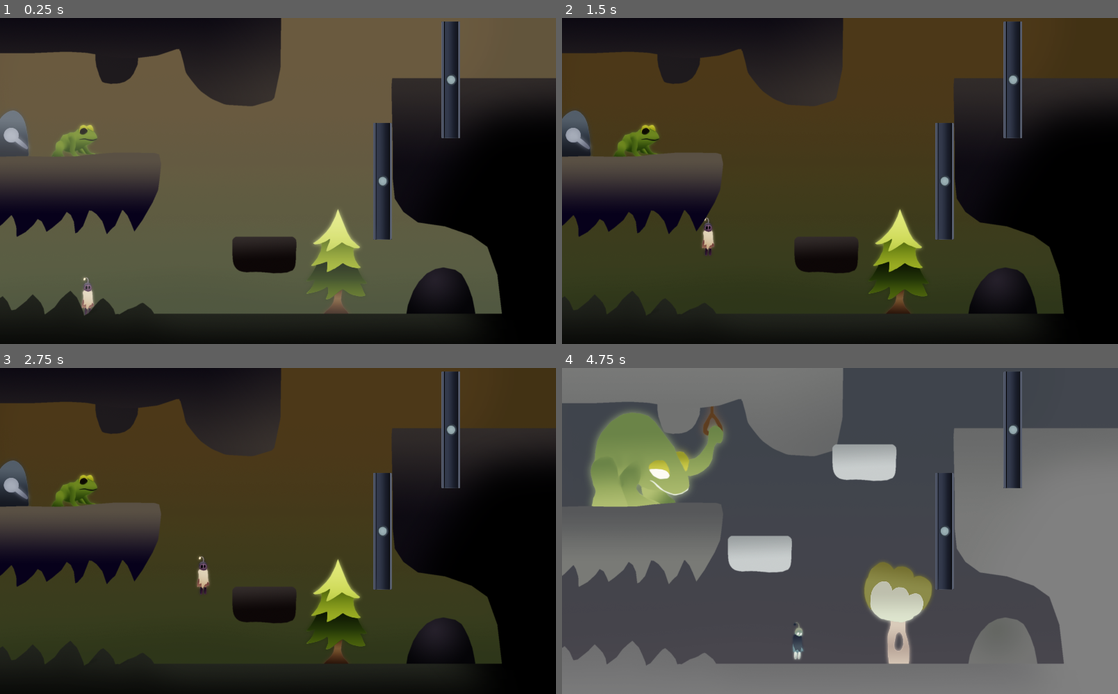
Above: before the commit, frames 1-4 (two rows, left to right).
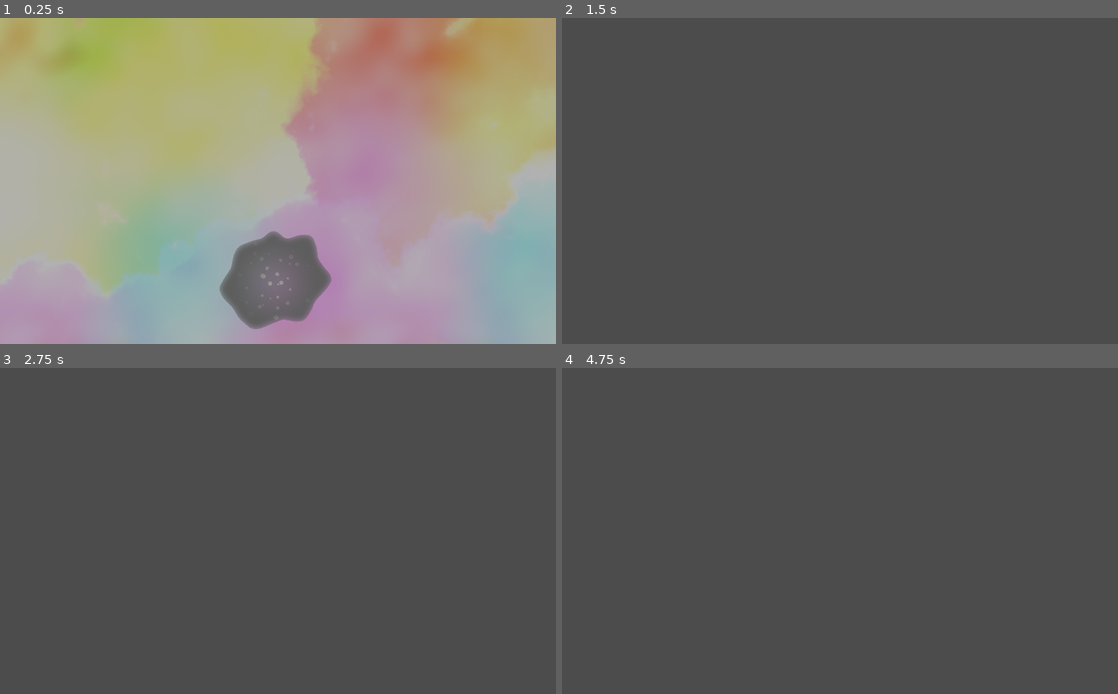
Above: after the commit, the same moments.

Repository: Dimension-Omega/misty-marshes
Game: Godot game, scene res://data/main/Main.tscn
The game is run twice, just before and just after one commit, with the same random seed, the same clock (stepped at 60 frames per second) and the same inputs.
Inputs (mouse positions are in pixels of both pictures, inside the frame that each line leads up to):
- Up to frame 1 (0.25 s): no input
- Up to frame 2 (1.5 s): tap Enter (ui_accept) at 0.5 s; hold Right (right) 0.53-1.25 s; hold Enter (ui_accept) 0.53-1.25 s; tap Up (jump) at 0.77 s; tap 5 at 0.8 s; click (673, 239) at 1.25 s, where only the run after the commit has a clickable "1"
- Up to frame 3 (2.75 s): hold Right (right) from 2.03 s (still down); tap 5 at 2.1 s; tap Up (jump) at 2.27 s; tap 6 at 2.3 s
- Up to frame 4 (4.75 s): release Right (right) at 2.78 s; hold A (left) 2.78-3.53 s; hold Enter (ui_accept) 2.78-3.53 s; tap 6 at 2.85, 4.55 s; hold Right (right) from 3.53 s (still down); tap Space (duality) at 3.6 s; tap Up (jump) at 3.77, 4.52 s; tap 5 at 3.8 s; hold Enter (ui_accept) from 4.28 s (still down)

The runs differ from the first frame. In frame 1, 100% of the frame differs, in the area x 0-100%, y 0-100%; in frame 2, 97%; in frame 3, 97%; in frame 4, 50%.
Error after the commit: Assertion failed. (res://data/main/Main.gd:119)

Commit message:
Main menu and intro connection

Diff:
--- /dev/null
+++ b/data/intro/Intro.gd
@@ -0,0 +1,23 @@
+extends Control
+
+signal complete
+
+func _unhandled_input(event):
+	if event.is_action_pressed("ui_cancel") or event.is_action_pressed("ui_accept"):
+		skip()
+
+func skip() -> void:
+	$AnimationPlayer.seek(100, true)
+	$AudioStreamPlayer.stop()
+	_on_completion()
+
+func _on_AnimationPlayer_animation_finished(anim_name: String):
+	if anim_name != 'intro': return
+	_on_completion()
+
+func _on_completion() -> void:
+	var camera : Camera2D = get_tree().get_nodes_in_group('camera')[0]
+	camera.current = true
+	emit_signal("complete")
+	print('completed')
+	queue_free()
--- a/data/intro/Intro.tscn
+++ b/data/intro/Intro.tscn
@@ -7,7 +7,8 @@
 [ext_resource path="res://data/intro/grey_universe_pose_2.png" type="Texture" id=5]
 [ext_resource path="res://data/intro/white_universe.png" type="Texture" id=6]
 [ext_resource path="res://data/intro/black_universe.png" type="Texture" id=7]
-[ext_resource path="res://data/intro/intro_white.png" type="Texture" id=8]
+[ext_resource path="res://data/intro/Intro.gd" type="Script" id=8]
+[ext_resource path="res://data/intro/Misty_marshes_-_Intro_theme_2.mp3" type="AudioStream" id=9]
 
 [sub_resource type="SpriteFrames" id=1]
 animations = [ {
@@ -142,7 +143,7 @@
 
 [sub_resource type="Animation" id=3]
 resource_name = "intro"
-length = 20.0
+length = 18.6
 tracks/0/type = "value"
 tracks/0/path = NodePath("IntroVillainPose1:scale")
 tracks/0/interp = 1
@@ -275,8 +276,28 @@
 "update": 0,
 "values": [ Color( 1, 1, 1, 0 ), Color( 1, 1, 1, 0 ), Color( 1, 1, 1, 0 ), Color( 1, 1, 1, 1 ) ]
 }
-
-[node name="Intro" type="Node2D"]
+tracks/11/type = "audio"
+tracks/11/path = NodePath("AudioStreamPlayer")
+tracks/11/interp = 1
+tracks/11/loop_wrap = true
+tracks/11/imported = false
+tracks/11/enabled = true
+tracks/11/keys = {
+"clips": [ {
+"end_offset": 0.0,
+"start_offset": 0.0,
+"stream": ExtResource( 9 )
+} ],
+"times": PoolRealArray( 0 )
+}
+
+[node name="Intro" type="Control"]
+anchor_right = 1.0
+anchor_bottom = 1.0
+script = ExtResource( 8 )
+__meta__ = {
+"_edit_use_anchors_": false
+}
 
 [node name="IntroBg" type="Sprite" parent="."]
 position = Vector2( 0, 11 )
@@ -286,7 +307,7 @@
 position = Vector2( -25, 264 )
 texture = ExtResource( 1 )
 
-[node name="Camera2D" type="Camera2D" parent="."]
+[node name="Camera2D" type="Camera2D" parent="." groups=["camera"]]
 position = Vector2( 0, 32 )
 current = true
 zoom = Vector2( 1.7, 1.7 )
@@ -319,7 +340,17 @@
 scale = Vector2( 0.7, 0.7 )
 texture = ExtResource( 7 )
 
-[node name="IntroWhite" type="Sprite" parent="."]
-self_modulate = Color( 1, 1, 1, 0 )
-position = Vector2( 0, 11 )
-texture = ExtResource( 8 )
+[node name="IntroWhite" type="ColorRect" parent="."]
+self_modulate = Color( 1, 1, 1, 0 )
+anchor_right = 1.0
+anchor_bottom = 1.0
+margin_left = -1024.0
+margin_top = -600.0
+__meta__ = {
+"_edit_use_anchors_": false
+}
+
+[node name="AudioStreamPlayer" type="AudioStreamPlayer" parent="."]
+stream = ExtResource( 9 )
+
+[connection signal="animation_finished" from="AnimationPlayer" to="." method="_on_AnimationPlayer_animation_finished"]
--- a/data/main/Main.gd
+++ b/data/main/Main.gd
@@ -8,6 +8,8 @@
 		'scene': "res://data/levels/2/level_2.tscn"
 	}
 }
+
+export var menu_scene : PackedScene
 
 onready var tween : Tween = $Tween
 onready var timer : Timer = $Timer
@@ -20,10 +22,11 @@
 
 # Called when the node enters the scene tree for the first time.
 func _ready():
-	$ColorRect.visible = true
-	load_level(2)
-	yield(get_tree().create_timer(0.05), 'timeout')
-	set_world_with_modulate(world_color, 0)
+#	$ColorRect.visible = true
+#	load_level(2)
+#	yield(get_tree().create_timer(0.05), 'timeout')
+#	set_world_with_modulate(world_color, 0)
+	pass
 
 func _unhandled_input(event) -> void:
 	if event.is_action_pressed("duality"):
@@ -35,6 +38,10 @@
 		set_world('black')
 	elif event.scancode == KEY_2:
 		set_world('white')
+	elif event.scancode == KEY_5:
+		Engine.time_scale = 3.0
+	elif event.scancode == KEY_6:
+		Engine.time_scale = 1
 	elif event.scancode == KEY_I:
 		get_tree().call_group('interactable', 'interact')
 	elif event.scancode == KEY_0:
@@ -113,3 +120,27 @@
 	var levelRes = load(levels[levelString].scene)
 	var newLevel = levelRes.instance()
 	$Scene.add_child(newLevel)
+
+func load_level_and_set_world(levelNumber: int) -> void:
+	load_level(levelNumber)
+	set_world_with_modulate(world_color, 0)
+	print('set_world')
+	close_menu()
+	$Camera2D.current = true
+
+func _on_Intro_complete():
+	open_menu()
+
+func open_menu() -> void:
+	if has_node('MainMenu'):
+		var menu = get_node_or_null('MainMenu')
+		if is_instance_valid(menu):
+			menu.name = 'oldMenu'
+			get_node('MainMenu').queue_free()
+	var newMenu = menu_scene.instance()
+	add_child(newMenu, true)
+
+func close_menu() -> void:
+	var menuNodes = get_tree().get_nodes_in_group('main menu')
+	for menuNode in menuNodes:
+		menuNode.queue_free()
--- a/data/main/Main.tscn
+++ b/data/main/Main.tscn
@@ -1,6 +1,8 @@
-[gd_scene load_steps=4 format=2]
+[gd_scene load_steps=6 format=2]
 
 [ext_resource path="res://data/main/Main.gd" type="Script" id=1]
+[ext_resource path="res://data/intro/Intro.tscn" type="PackedScene" id=2]
+[ext_resource path="res://data/menu/MainMenu.tscn" type="PackedScene" id=3]
 
 [sub_resource type="Animation" id=1]
 length = 0.001
@@ -32,21 +34,16 @@
 "values": [ Color( 1, 1, 1, 1 ), Color( 1, 1, 1, 0 ) ]
 }
 
-[node name="Main" type="Node"]
+[node name="Main" type="Node" groups=["main"]]
 script = ExtResource( 1 )
+menu_scene = ExtResource( 3 )
 
 [node name="Scene" type="Node2D" parent="."]
 
 [node name="Camera2D" type="Camera2D" parent="."]
-current = true
 zoom = Vector2( 2, 2 )
 
 [node name="ColorRect" type="ColorRect" parent="."]
-visible = false
-margin_left = -2000.0
-margin_top = -1500.0
-margin_right = 2000.0
-margin_bottom = 1500.0
 __meta__ = {
 "_edit_use_anchors_": false
 }
@@ -60,3 +57,7 @@
 
 [node name="Timer" type="Timer" parent="."]
 one_shot = true
+
+[node name="Intro" parent="." instance=ExtResource( 2 )]
+
+[connection signal="complete" from="Intro" to="." method="_on_Intro_complete"]
--- /dev/null
+++ b/data/menu/MainMenu.gd
@@ -0,0 +1,53 @@
+extends Control
+
+onready var buttons : Control = $Buttons
+onready var levels_button : Button = $Buttons/VBoxContainer/LevelsButton
+
+var last_panel : String = ''
+
+onready var level_buttons = [
+	$LevelsPanel/GridContainer/Level1/MarginContainer/HBoxContainer/Level_1,
+	$LevelsPanel/GridContainer/Level2/MarginContainer/HBoxContainer/Level_2,
+	$LevelsPanel/GridContainer/Level3/MarginContainer/HBoxContainer/Level_3,
+]
+
+var main
+
+func _ready() -> void:
+	var mainGroup = get_tree().get_nodes_in_group('main')
+	if mainGroup:
+		main = mainGroup[0]
+	levels_button.grab_focus()
+
+	if main:
+		for i in range(level_buttons.size()):
+			var levelButton : Button = level_buttons[i]
+			if not levelButton.is_connected("pressed", main, 'load_level_and_set_world'):
+				var _conErr = levelButton.connect("pressed", main, 'load_level_and_set_world', [i+1])
+
+func _on_Exit_pressed():
+	get_tree().quit(0)
+
+func _on_LevelsButton_pressed():
+	$LevelsPanel.visible = true
+	buttons.visible = false
+	last_panel = 'levels'
+
+func _on_Buttons_visibility_changed():
+	if buttons.visible:
+		var but : Button = levels_button
+		if last_panel == 'help':
+			but = $Buttons/VBoxContainer/Help
+		elif last_panel == 'credits':
+			but = $Buttons/VBoxContainer/Credits
+		but.grab_focus()
+
+func _on_Credits_pressed():
+	$CreditsPanel.visible = true
+	buttons.visible = false
+	last_panel = 'credits'
+
+func _on_Help_pressed():
+	$HelpPanel.visible = true
+	buttons.visible = false
+	last_panel = 'help'
--- /dev/null
+++ b/data/menu/MainMenu.tscn
@@ -0,0 +1,379 @@
+[gd_scene load_steps=7 format=2]
+
+[ext_resource path="res://data/intro/intro_bg.png" type="Texture" id=1]
+[ext_resource path="res://data/menu/uitheme.tres" type="Theme" id=2]
+[ext_resource path="res://data/menu/MainMenu.gd" type="Script" id=3]
+[ext_resource path="res://data/levels/2/level_2_fg_black.png" type="Texture" id=4]
+[ext_resource path="res://data/menu/MainMenuPanel.gd" type="Script" id=5]
+[ext_resource path="res://data/menu/ui_cancel.tres" type="ShortCut" id=6]
+
+[node name="MainMenu" type="Control" groups=["main menu"]]
+anchor_right = 1.0
+anchor_bottom = 1.0
+theme = ExtResource( 2 )
+script = ExtResource( 3 )
+__meta__ = {
+"_edit_use_anchors_": false
+}
+
+[node name="TextureRect" type="TextureRect" parent="."]
+anchor_right = 1.0
+anchor_bottom = 1.0
+texture = ExtResource( 1 )
+expand = true
+
+[node name="Buttons" type="Control" parent="."]
+anchor_left = 0.5
+anchor_top = 0.5
+anchor_right = 0.5
+anchor_bottom = 0.5
+margin_left = -20.0
+margin_top = -20.0
+margin_right = 20.0
+margin_bottom = 20.0
+
+[node name="VBoxContainer" type="VBoxContainer" parent="Buttons"]
+anchor_left = 0.5
+anchor_top = 0.5
+anchor_right = 0.5
+anchor_bottom = 0.5
+margin_left = -36.0
+margin_top = -61.0
+margin_right = 36.0
+margin_bottom = 61.0
+__meta__ = {
+"_edit_use_anchors_": false
+}
+
+[node name="LevelsButton" type="Button" parent="Buttons/VBoxContainer"]
+margin_right = 78.0
+margin_bottom = 59.0
+focus_neighbour_top = NodePath("../Exit")
+focus_neighbour_bottom = NodePath("../Help")
+focus_next = NodePath("../Help")
+focus_previous = NodePath("../Exit")
+text = "Levels"
+flat = true
+
+[node name="Help" type="Button" parent="Buttons/VBoxContainer"]
+margin_top = 63.0
+margin_right = 78.0
+margin_bottom = 122.0
+focus_neighbour_top = NodePath("../LevelsButton")
+focus_neighbour_bottom = NodePath("../Credits")
+focus_next = NodePath("../Credits")
+focus_previous = NodePath("../LevelsButton")
+text = "Help"
+flat = true
+
+[node name="Credits" type="Button" parent="Buttons/VBoxContainer"]
+margin_top = 126.0
+margin_right = 78.0
+margin_bottom = 185.0
+focus_neighbour_top = NodePath("../Help")
+focus_neighbour_bottom = NodePath("../Exit")
+focus_next = NodePath("../Exit")
+focus_previous = NodePath("../Help")
+text = "Credits"
+flat = true
+
+[node name="Exit" type="Button" parent="Buttons/VBoxContainer"]
+margin_top = 189.0
+margin_right = 78.0
+margin_bottom = 248.0
+focus_neighbour_top = NodePath("../Credits")
+focus_neighbour_bottom = NodePath("../LevelsButton")
+focus_next = NodePath("../LevelsButton")
+focus_previous = NodePath("../Credits")
+text = "Exit"
+flat = true
+
+[node name="LevelsPanel" type="Control" parent="."]
+visible = false
+anchor_right = 1.0
+anchor_bottom = 1.0
+script = ExtResource( 5 )
+__meta__ = {
+"_edit_use_anchors_": false
+}
+on_visible_focus = NodePath("GridContainer/Level1/MarginContainer/HBoxContainer/Level_1")
+
+[node name="GridContainer" type="GridContainer" parent="LevelsPanel"]
+anchor_left = 0.5
+anchor_top = 0.5
+anchor_right = 0.5
+anchor_bottom = 0.5
+margin_left = -454.0
+margin_top = -100.0
+margin_right = 454.0
+margin_bottom = 100.0
+columns = 3
+__meta__ = {
+"_edit_use_anchors_": false
+}
+
+[node name="Level1" type="Control" parent="LevelsPanel/GridContainer"]
+margin_right = 300.0
+margin_bottom = 200.0
+rect_min_size = Vector2( 300, 200 )
+
+[node name="MarginContainer" type="MarginContainer" parent="LevelsPanel/GridContainer/Level1"]
+anchor_right = 1.0
+anchor_bottom = 1.0
+margin_left = 25.0
+margin_top = 25.0
+margin_right = -25.0
+margin_bottom = 25.0
+__meta__ = {
+"_edit_use_anchors_": false
+}
+
+[node name="HBoxContainer" type="VBoxContainer" parent="LevelsPanel/GridContainer/Level1/MarginContainer"]
+margin_right = 250.0
+margin_bottom = 213.0
+__meta__ = {
+"_edit_use_anchors_": false
+}
+
+[node name="TextureRect" type="TextureRect" parent="LevelsPanel/GridContainer/Level1/MarginContainer/HBoxContainer"]
+margin_right = 250.0
+margin_bottom = 150.0
+rect_min_size = Vector2( 200, 150 )
+texture = ExtResource( 4 )
+expand = true
+stretch_mode = 6
+__meta__ = {
+"_edit_use_anchors_": false
+}
+
+[node name="Level_1" type="Button" parent="LevelsPanel/GridContainer/Level1/MarginContainer/HBoxContainer"]
+margin_top = 154.0
+margin_right = 250.0
+margin_bottom = 213.0
+focus_neighbour_right = NodePath("../../../../Level2/MarginContainer/HBoxContainer/Level_2")
+focus_neighbour_bottom = NodePath("../../../../../BackButton")
+focus_next = NodePath("../../../../Level2/MarginContainer/HBoxContainer/Level_2")
+text = "1"
+flat = true
+
+[node name="Level2" type="Control" parent="LevelsPanel/GridContainer"]
+margin_left = 304.0
+margin_right = 604.0
+margin_bottom = 200.0
+rect_min_size = Vector2( 300, 200 )
+
+[node name="MarginContainer" type="MarginContainer" parent="LevelsPanel/GridContainer/Level2"]
+anchor_right = 1.0
+anchor_bottom = 1.0
+margin_left = 25.0
+margin_top = 25.0
+margin_right = -25.0
+margin_bottom = 25.0
+__meta__ = {
+"_edit_use_anchors_": false
+}
+
+[node name="HBoxContainer" type="VBoxContainer" parent="LevelsPanel/GridContainer/Level2/MarginContainer"]
+margin_right = 250.0
+margin_bottom = 213.0
+__meta__ = {
+"_edit_use_anchors_": false
+}
+
+[node name="TextureRect" type="TextureRect" parent="LevelsPanel/GridContainer/Level2/MarginContainer/HBoxContainer"]
+margin_right = 250.0
+margin_bottom = 150.0
+rect_min_size = Vector2( 200, 150 )
+texture = ExtResource( 4 )
+expand = true
+stretch_mode = 6
+__meta__ = {
+"_edit_use_anchors_": false
+}
+
+[node name="Level_2" type="Button" parent="LevelsPanel/GridContainer/Level2/MarginContainer/HBoxContainer"]
+margin_top = 154.0
+margin_right = 250.0
+margin_bottom = 213.0
+focus_neighbour_left = NodePath("../../../../Level1/MarginContainer/HBoxContainer/Level_1")
+focus_neighbour_right = NodePath("../../../../Level3/MarginContainer/HBoxContainer/Level_3")
+focus_neighbour_bottom = NodePath("../../../../../BackButton")
+focus_next = NodePath("../../../../Level3/MarginContainer/HBoxContainer/Level_3")
+focus_previous = NodePath("../../../../Level1/MarginContainer/HBoxContainer/Level_1")
+text = "2"
+flat = true
+
+[node name="Level3" type="Control" parent="LevelsPanel/GridContainer"]
+margin_left = 608.0
+margin_right = 908.0
+margin_bottom = 200.0
+rect_min_size = Vector2( 300, 200 )
+
+[node name="MarginContainer" type="MarginContainer" parent="LevelsPanel/GridContainer/Level3"]
+anchor_right = 1.0
+anchor_bottom = 1.0
+margin_left = 25.0
+margin_top = 25.0
+margin_right = -25.0
+margin_bottom = 25.0
+__meta__ = {
+"_edit_use_anchors_": false
+}
+
+[node name="HBoxContainer" type="VBoxContainer" parent="LevelsPanel/GridContainer/Level3/MarginContainer"]
+margin_right = 250.0
+margin_bottom = 213.0
+__meta__ = {
+"_edit_use_anchors_": false
+}
+
+[node name="TextureRect" type="TextureRect" parent="LevelsPanel/GridContainer/Level3/MarginContainer/HBoxContainer"]
+margin_right = 250.0
+margin_bottom = 150.0
+rect_min_size = Vector2( 200, 150 )
+texture = ExtResource( 4 )
+expand = true
+stretch_mode = 6
+__meta__ = {
+"_edit_use_anchors_": false
+}
+
+[node name="Level_3" type="Button" parent="LevelsPanel/GridContainer/Level3/MarginContainer/HBoxContainer"]
+margin_top = 154.0
+margin_right = 250.0
+margin_bottom = 213.0
+focus_neighbour_left = NodePath("../../../../Level2/MarginContainer/HBoxContainer/Level_2")
+focus_neighbour_bottom = NodePath("../../../../../BackButton")
+text = "3"
+flat = true
+
+[node name="BackButton" type="Button" parent="LevelsPanel"]
+anchor_left = 1.0
+anchor_top = 1.0
+anchor_right = 1.0
+anchor_bottom = 1.0
+margin_left = -84.0
+margin_top = -80.0
+margin_right = -29.0
+margin_bottom = -21.0
+shortcut = ExtResource( 6 )
+text = "Back"
+flat = true
+__meta__ = {
+"_edit_use_anchors_": false
+}
+
+[node name="HelpPanel" type="Control" parent="."]
+visible = false
+anchor_right = 1.0
+anchor_bottom = 1.0
+script = ExtResource( 5 )
+__meta__ = {
+"_edit_use_anchors_": false
+}
+on_visible_focus = NodePath("BackButton")
+
+[node name="Control" type="Control" parent="HelpPanel"]
+anchor_left = 0.5
+anchor_top = 0.5
+anchor_right = 0.5
+anchor_bottom = 0.5
+margin_left = -200.0
+margin_top = -200.0
+margin_right = 200.0
+margin_bottom = 200.0
+rect_min_size = Vector2( 400, 400 )
+__meta__ = {
+"_edit_use_anchors_": false
+}
+
+[node name="Label" type="Label" parent="HelpPanel/Control"]
+anchor_right = 1.0
+anchor_bottom = 1.0
+text = "Use the arrow keys or [awsd]
+
+Move: Left/Right/A/D
+Jump: Up/W
+Change Dimension: Down/S"
+align = 1
+valign = 1
+
+[node name="BackButton" type="Button" parent="HelpPanel"]
+anchor_left = 1.0
+anchor_top = 1.0
+anchor_right = 1.0
+anchor_bottom = 1.0
+margin_left = -84.0
+margin_top = -80.0
+margin_right = -29.0
+margin_bottom = -21.0
+shortcut = ExtResource( 6 )
+text = "Back"
+flat = true
+__meta__ = {
+"_edit_use_anchors_": false
+}
+
+[node name="CreditsPanel" type="Control" parent="."]
+visible = false
+anchor_right = 1.0
+anchor_bottom = 1.0
+script = ExtResource( 5 )
+__meta__ = {
+"_edit_use_anchors_": false
+}
+on_visible_focus = NodePath("BackButton")
+
+[node name="Control" type="Control" parent="CreditsPanel"]
+anchor_left = 0.5
+anchor_top = 0.5
+anchor_right = 0.5
+anchor_bottom = 0.5
+margin_left = -200.0
+margin_top = -200.0
+margin_right = 200.0
+margin_bottom = 200.0
+rect_min_size = Vector2( 400, 400 )
+__meta__ = {
+"_edit_use_anchors_": false
+}
+
+[node name="Label" type="Label" parent="CreditsPanel/Control"]
+anchor_right = 1.0
+anchor_bottom = 1.0
+text = "Credits
+
+Giorgos Kiloglou
+Nikos Katomeris
+Antonis Anestis
+Panos Koutselinis"
+align = 1
+valign = 1
+
+[node name="BackButton" type="Button" parent="CreditsPanel"]
+anchor_left = 1.0
+anchor_top = 1.0
+anchor_right = 1.0
+anchor_bottom = 1.0
+margin_left = -84.0
+margin_top = -80.0
+margin_right = -29.0
+margin_bottom = -21.0
+shortcut = ExtResource( 6 )
+text = "Back"
+flat = true
+__meta__ = {
+"_edit_use_anchors_": false
+}
+
+[connection signal="visibility_changed" from="Buttons" to="." method="_on_Buttons_visibility_changed"]
+[connection signal="pressed" from="Buttons/VBoxContainer/LevelsButton" to="." method="_on_LevelsButton_pressed"]
+[connection signal="pressed" from="Buttons/VBoxContainer/Help" to="." method="_on_Help_pressed"]
+[connection signal="pressed" from="Buttons/VBoxContainer/Credits" to="." method="_on_Credits_pressed"]
+[connection signal="pressed" from="Buttons/VBoxContainer/Exit" to="." method="_on_Exit_pressed"]
+[connection signal="visibility_changed" from="LevelsPanel" to="LevelsPanel" method="_on_Panel_visibility_changed"]
+[connection signal="pressed" from="LevelsPanel/BackButton" to="LevelsPanel" method="_on_BackButton_pressed"]
+[connection signal="visibility_changed" from="HelpPanel" to="HelpPanel" method="_on_Panel_visibility_changed"]
+[connection signal="pressed" from="HelpPanel/BackButton" to="HelpPanel" method="_on_BackButton_pressed"]
+[connection signal="visibility_changed" from="CreditsPanel" to="CreditsPanel" method="_on_Panel_visibility_changed"]
+[connection signal="pressed" from="CreditsPanel/BackButton" to="CreditsPanel" method="_on_BackButton_pressed"]
--- /dev/null
+++ b/data/menu/MainMenuPanel.gd
@@ -0,0 +1,11 @@
+extends Control
+
+export var on_visible_focus : NodePath
+
+func _on_Panel_visibility_changed() -> void:
+	if visible:
+		get_node(on_visible_focus).grab_focus()
+
+func _on_BackButton_pressed():
+	visible = false
+	owner.get_node('Buttons').visible = true
--- /dev/null
+++ b/data/menu/ui_cancel.tres
@@ -0,0 +1,7 @@
+[gd_resource type="ShortCut" load_steps=2 format=2]
+
+[sub_resource type="InputEventAction" id=1]
+action = "ui_cancel"
+
+[resource]
+shortcut = SubResource( 1 )
--- /dev/null
+++ b/data/menu/uitheme.tres
@@ -0,0 +1,32 @@
+[gd_resource type="Theme" load_steps=5 format=2]
+
+[ext_resource path="res://data/fonts/weem-font/weem.otf" type="DynamicFontData" id=1]
+[ext_resource path="res://data/intro/intro_bg.png" type="Texture" id=2]
+
+[sub_resource type="StyleBoxTexture" id=2]
+texture = ExtResource( 2 )
+region_rect = Rect2( 0, 0, 1920, 1080 )
+
+[sub_resource type="DynamicFont" id=1]
+size = 38
+outline_size = 1
+outline_color = Color( 0, 0, 0, 0.196078 )
+font_data = ExtResource( 1 )
+
+[resource]
+default_font = SubResource( 1 )
+Button/colors/font_color = Color( 0.662745, 0.25098, 1, 1 )
+Button/colors/font_color_disabled = Color( 0.9, 0.9, 0.9, 0.2 )
+Button/colors/font_color_focus = Color( 0.490196, 0, 0.792157, 1 )
+Button/colors/font_color_hover = Color( 0.490196, 0, 0.792157, 1 )
+Button/colors/font_color_pressed = Color( 0.490196, 0, 0.792157, 1 )
+Button/constants/hseparation = 2
+Button/fonts/font = null
+Button/styles/disabled = null
+Button/styles/focus = null
+Button/styles/hover = null
+Button/styles/normal = null
+Button/styles/pressed = null
+Fonts/fonts/normal = null
+Label/colors/font_color = Color( 0.662745, 0.25098, 1, 1 )
+Panel/styles/panel = SubResource( 2 )
Binary file added: data/fonts/weem-font/weem.otf
Not shown: 1 places in data/intro/Intro.tscn that only renumber resources
Not shown, added: data/intro/Misty_marshes_-_Intro_theme_2.mp3.import
Not shown, added: data/intro/Misty_marshes_-_Intro_theme_2.mp3
